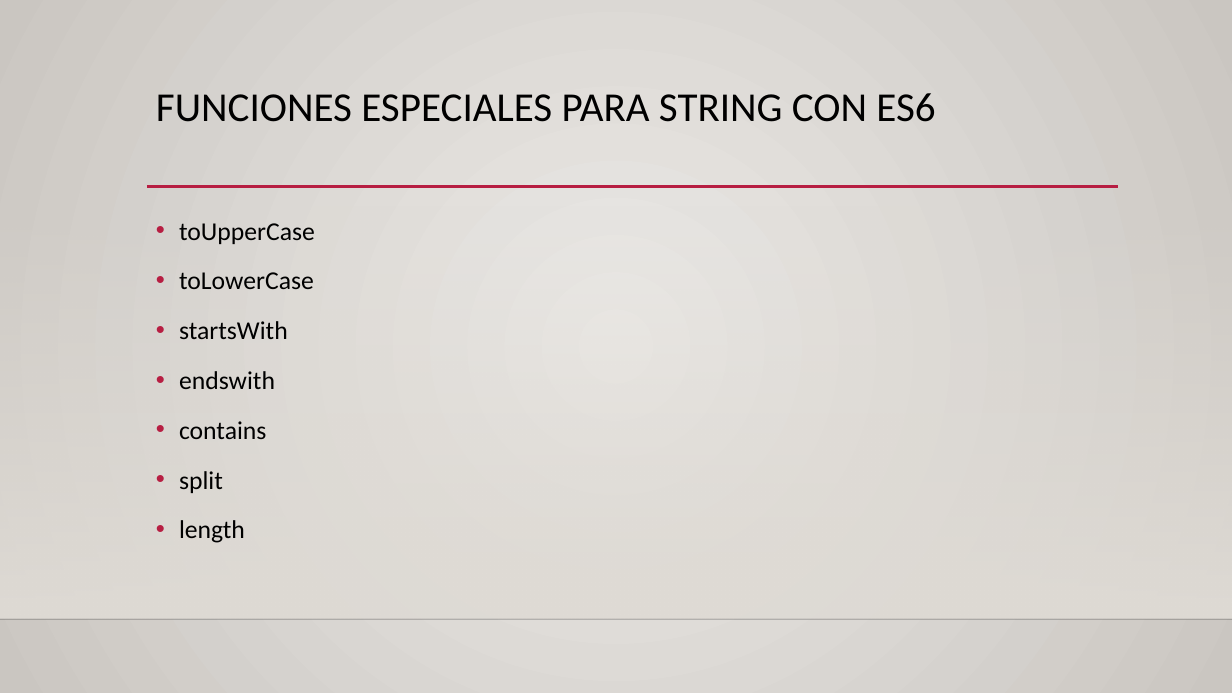
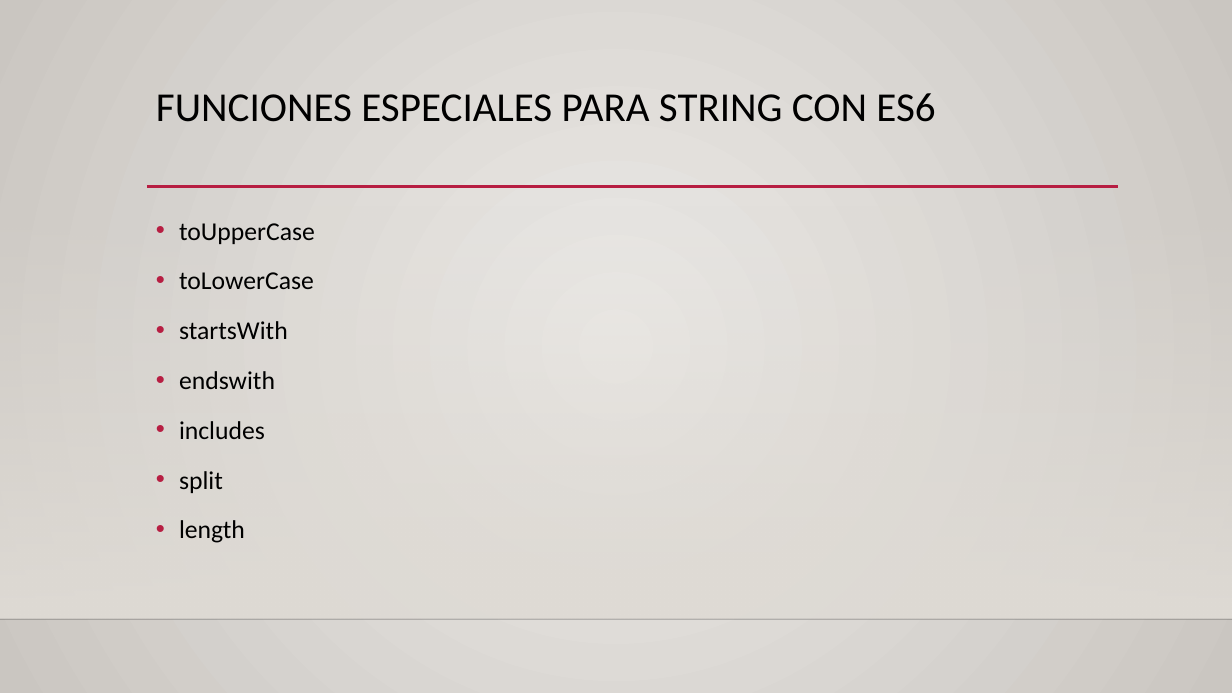
Before and after one commit to darking09/class_javascript, a slide deck: slide 7 of class_1/clase 1 javascript.pptx. Drawn at 1232x693 pixels with LibreOffice and Linux fonts; fonts in the diff are those of the drawing; background and template pictures are left out. Boxes give left, top, right and bottom in pixels: in the first picture for what was removed or moved away, otherwise in the second. Text is boxed around its words. In the diff, an @@ line names an element or a change of style, - is before the commit and + after.

```diff
--- a/class_1/clase 1 javascript.pptx
+++ b/class_1/clase 1 javascript.pptx
@@ text at (179, 421, 265, 439): text changed @@
-• contains
+• includes
```
Also in this commit, not shown: 1 other slide changed, 1 slide added, 4 other files.
